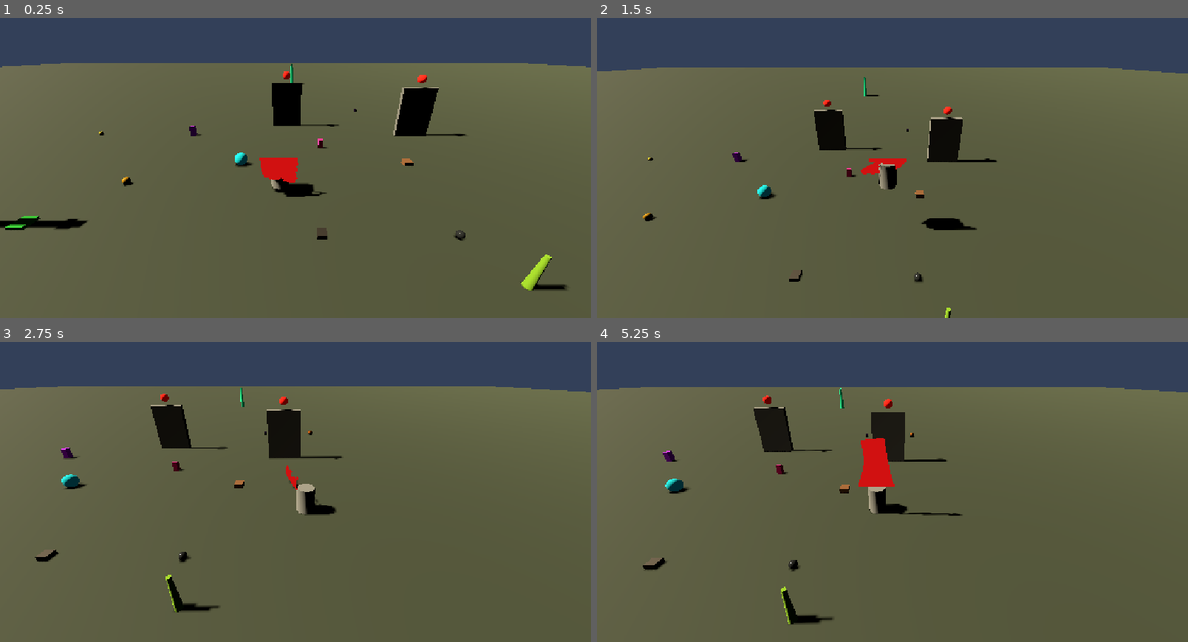
Above: before the commit, frames 1-4 (two rows, left to right).
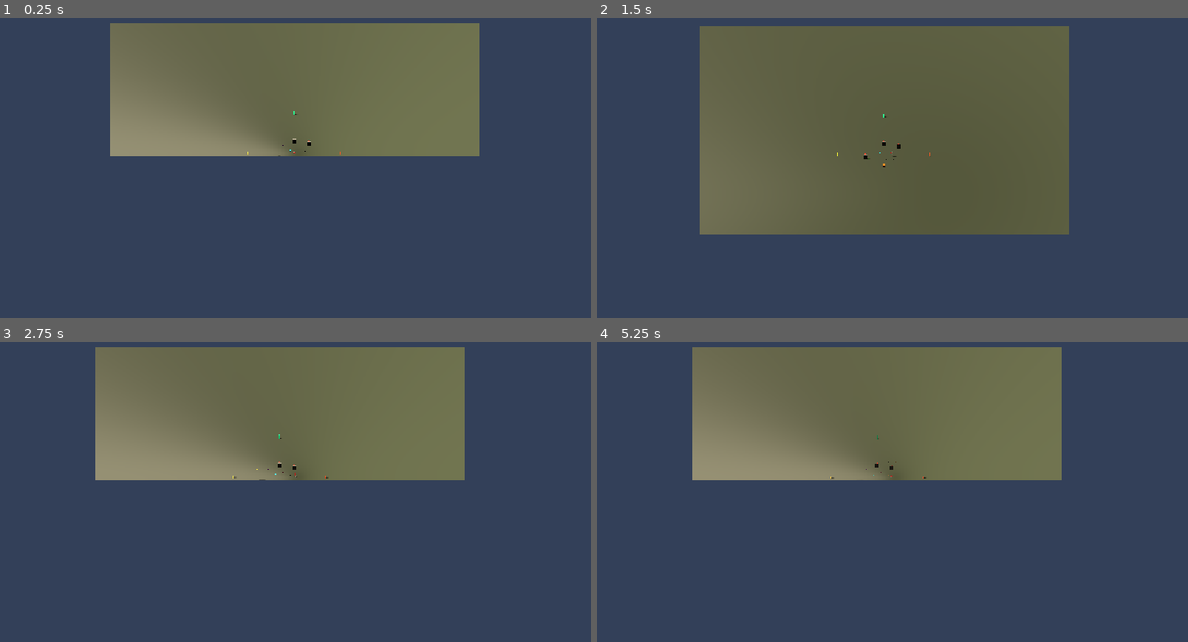
Above: after the commit, the same moments.

Repository: ahmadmuteen64-droid/Ashfall
Game: Godot game, scene res://scenes/world/main.tscn
The game is run twice, just before and just after one commit, with the same random seed, the same clock (stepped at 60 frames per second) and the same inputs.
Inputs (mouse positions are in pixels of both pictures, inside the frame that each line leads up to):
- Up to frame 1 (0.25 s): no input
- Up to frame 2 (1.5 s): tap Enter at 0.5 s; move the mouse to (1022, 135) at 0.52 s; hold D (move_right) 0.53-1.25 s; hold E (interact) 0.53-1.25 s; click (1022, 135) at 0.67 s; tap Space (jump) at 0.77 s; drag from (774, 168) to (862, 219) at 1.27 s
- Up to frame 3 (2.75 s): move the mouse to (354, 402) at 2.02 s; hold D (move_right) from 2.03 s (still down); hold Shift (sprint) from 2.03 s (still down); click (354, 402) at 2.17 s
- Up to frame 4 (5.25 s): release D (move_right) at 2.75 s; release Shift (sprint) at 2.75 s; drag from (862, 543) to (715, 426) at 2.77 s; move the mouse to (1069, 525) at 3.52 s; hold A (move_left) 3.53-4.25 s; hold E (interact) 3.53-4.25 s; click (1069, 525) at 3.67 s; tap Space (jump) at 3.77 s; drag from (715, 426) to (803, 393) at 4.27 s; move the mouse to (922, 477) at 5.02 s; hold W (move_backward) from 5.03 s (still down); hold Shift (sprint) from 5.03 s (still down); click (922, 477) at 5.17 s

The runs differ from the first frame. In frame 1, 80% of the frame differs, in the area x 0-100%, y 1-100%; in frame 2, 60%; in frame 3, 80%; in frame 4, 80%.

Commit message:
feat: voxel-per-pixel rendering — standing rule
- VoxelConfig autoload: global pixel-perfect constants (640x360, 1unit=1px)
- CameraRig: orthographic projection (PROJECTION_ORTHOGONAL, size=180)
- Zoom via ortho_size, not spring-arm distance
- Display: fixed 640x360 viewport, 1280x720 window, nearest-neighbor upscale
- Stretch: viewport mode + keep aspect for crisp pixels

Co-Authored-By: Claude <noreply@anthropic.com>

Diff:
--- a/project.godot
+++ b/project.godot
@@ -24,11 +24,16 @@
 TimeManager="*res://scripts/autoloads/time_manager.gd"
 WeatherController="*res://scripts/autoloads/weather_controller.gd"
 _mcp_game_helper="*res://addons/godot_ai/runtime/game_helper.gd"
+VoxelConfig="*res://scripts/autoloads/voxel_config.gd"
 
 [display]
 
-window/stretch/mode="canvas_items"
-window/stretch/aspect="expand"
+window/size/viewport_width=640
+window/size/viewport_height=360
+window/size/window_width_override=1280
+window/size/window_height_override=720
+window/stretch/mode="viewport"
+window/stretch/scale_mode="nearest"
 
 [editor_plugins]
 
--- /dev/null
+++ b/scripts/autoloads/voxel_config.gd
@@ -0,0 +1,51 @@
+extends Node
+## VoxelConfig — global singleton holding pixel-perfect rendering constants.
+##
+## Standing Rule: Everything in the game world is Voxels per pixel size.
+## One voxel = one world unit = one screen pixel at the target internal resolution.
+##
+## This autoload is the single source of truth. All world geometry, the camera,
+## and the display settings derive their pixel-perfect parameters from here.
+
+# ── Target internal resolution ─────────────────────────────────────
+const VIEWPORT_WIDTH: int = 640
+const VIEWPORT_HEIGHT: int = 360
+
+# ── Voxel constants ─────────────────────────────────────────────────
+const VOXEL_SIZE: float = 1.0
+const HALF_VOXEL: float = 0.5
+const PLAYER_VOXEL_HEIGHT: int = 16
+const PLAYER_VOXEL_RADIUS: int = 6
+
+# ── Camera constants ────────────────────────────────────────────────
+const ORTHO_SIZE: float = float(VIEWPORT_HEIGHT) / 2.0
+const DEFAULT_CAMERA_PITCH: float = -45.0
+const DEFAULT_CAMERA_DISTANCE: float = 40.0
+const CAMERA_ZOOM_MIN: float = 10.0
+const CAMERA_ZOOM_MAX: float = 80.0
+
+
+func _ready() -> void:
+	print("VOXEL_CONFIG_OK  res:%dx%d  voxel:%.1f  ortho_size:%.0f" % [
+		VIEWPORT_WIDTH, VIEWPORT_HEIGHT, VOXEL_SIZE, ORTHO_SIZE
+	])
+
+
+static func ortho_size_for_zoom(zoom: float) -> float:
+	return ORTHO_SIZE / zoom
+
+
+static func px_to_units(px: int) -> float:
+	return float(px) * VOXEL_SIZE
+
+
+static func units_to_px(units: float) -> int:
+	return int(units / VOXEL_SIZE)
+
+
+static func snap_to_grid(pos: Vector3, grid_size: float = VOXEL_SIZE) -> Vector3:
+	return Vector3(
+		round(pos.x / grid_size) * grid_size,
+		round(pos.y / grid_size) * grid_size,
+		round(pos.z / grid_size) * grid_size
+	)
--- a/scripts/components/camera_rig.gd
+++ b/scripts/components/camera_rig.gd
@@ -1,59 +1,65 @@
 extends Node3D
 class_name CameraRig
 
-## 3rd-person orbit camera rig.
-## Attach as a sibling of the player — it follows the target independently
-## so camera rotation does not rotate the player body.
+## 3rd-person orthographic camera rig — pixel-perfect voxel rendering.
+##
+## Standing Rule: Everything in the game world is Voxels per pixel size.
+## Orthographic projection ensures 1 world unit = 1 pixel at the target
+## internal resolution (640×360), regardless of distance.
 ##
 ## Controls:
 ##   Right-click drag  → orbit (yaw + pitch)
-##   Scroll wheel      → zoom in / out
+##   Scroll wheel      → zoom in / out (adjusts ortho size)
 ##   V (toggle)        → swap shoulder side
 
-@export var follow_target: NodePath          ## NodePath to the player or a Marker3D
-@export var follow_speed: float = 8.0        ## Lerp speed for position follow
-@export var orbit_sensitivity: float = 0.25  ## Degrees per pixel of mouse drag
-@export var pitch_min: float = -80.0         ## Max look-up angle
-@export var pitch_max: float = -10.0         ## Max look-down angle
-@export var distance_min: float = 2.0        ## Closest zoom
-@export var distance_max: float = 20.0       ## Farthest zoom
-@export var distance_default: float = 8.0    ## Starting distance
-@export var shoulder_offset: float = 0.6     ## Horizontal offset for over-the-shoulder feel
+@export var follow_target: NodePath
+@export var follow_speed: float = 8.0
+@export var orbit_sensitivity: float = 0.25
+@export var pitch_min: float = -80.0
+@export var pitch_max: float = -10.0
+@export var zoom_min: float = 0.25
+@export var zoom_max: float = 4.0
+@export var zoom_default: float = 1.0
+@export var zoom_step: float = 0.125
+@export var shoulder_offset: float = 0.6
 
 # Private state
-var _yaw: float = 180.0  ## Start behind the player (+Z in Godot's default orientation)
-var _pitch: float = -25.0
-var _distance: float = distance_default
-var _shoulder_side: int = 1                  ## +1 right, -1 left
+var _yaw: float = 180.0
+var _pitch: float = -45.0
+var _zoom: float = 1.0
+var _shoulder_side: int = 1
 var _is_orbiting: bool = false
 
 @onready var _spring_arm: SpringArm3D = $SpringArm3D
 @onready var _camera: Camera3D = $SpringArm3D/Camera3D
 
+const BASE_ORTHO_SIZE: float = 180.0
+const CAMERA_DISTANCE: float = 40.0
+
 
 func _ready() -> void:
-	_distance = distance_default
-	_spring_arm.spring_length = _distance
+	_camera.projection = Camera3D.PROJECTION_ORTHOGONAL
+	_camera.current = true
+	_zoom = zoom_default
+	_apply_ortho_size()
+	_apply_rotation()
+	_spring_arm.spring_length = CAMERA_DISTANCE
 	_spring_arm.position = Vector3(shoulder_offset * _shoulder_side, 0, 0)
-	_camera.current = true
-	_apply_rotation()
-	print("CAMERA_RIG_OK  distance:", _distance, " pitch:", _pitch, " yaw:", _yaw)
+	print("CAMERA_RIG_OK  ortho_size:%.1f  zoom:%.2f  pitch:%.1f  yaw:%.1f" % [
+		_camera.size, _zoom, _pitch, _yaw
+	])
 
 
 func _physics_process(delta: float) -> void:
-	# --- follow target ---
 	var target: Node3D = _resolve_target()
 	if target:
 		var desired: Vector3 = target.global_position
 		global_position = global_position.lerp(desired, follow_speed * delta)
-
-	# --- update spring arm shoulder offset ---
 	var target_offset: float = shoulder_offset * _shoulder_side
 	_spring_arm.position.x = move_toward(_spring_arm.position.x, target_offset, 2.0 * delta)
 
 
 func _unhandled_input(event: InputEvent) -> void:
-	# --- orbit ---
 	if event is InputEventMouseButton:
 		if event.button_index == MOUSE_BUTTON_RIGHT:
 			if event.pressed:
@@ -62,27 +68,21 @@
 			else:
 				_is_orbiting = false
 				Input.set_mouse_mode(Input.MOUSE_MODE_VISIBLE)
-
-		# --- zoom ---
 		if event.button_index == MOUSE_BUTTON_WHEEL_UP:
-			_distance = clampf(_distance - 1.0, distance_min, distance_max)
-			_spring_arm.spring_length = _distance
+			_zoom = clampf(_zoom + zoom_step, zoom_min, zoom_max)
+			_apply_ortho_size()
 		if event.button_index == MOUSE_BUTTON_WHEEL_DOWN:
-			_distance = clampf(_distance + 1.0, distance_min, distance_max)
-			_spring_arm.spring_length = _distance
-
+			_zoom = clampf(_zoom - zoom_step, zoom_min, zoom_max)
+			_apply_ortho_size()
 	if event is InputEventMouseMotion and _is_orbiting:
 		_yaw   -= event.relative.x * orbit_sensitivity
 		_pitch -= event.relative.y * orbit_sensitivity
 		_pitch  = clampf(_pitch, pitch_min, pitch_max)
 		_apply_rotation()
-
-	# --- shoulder swap ---
 	if event is InputEventKey and event.pressed and event.keycode == KEY_V:
 		_shoulder_side *= -1
 
 
-## Returns the Camera3D so other systems (e.g. player movement) can read its basis.
 func get_active_camera() -> Camera3D:
 	return _camera
 
@@ -91,12 +91,15 @@
 	rotation_degrees = Vector3(_pitch, _yaw, 0)
 
 
+func _apply_ortho_size() -> void:
+	_camera.size = BASE_ORTHO_SIZE / _zoom
+
+
 func _resolve_target() -> Node3D:
 	if not follow_target.is_empty():
 		var n := get_node_or_null(follow_target)
 		if n is Node3D:
 			return n
-	# fallback: search for CameraTarget marker
 	var found := _find_by_name(get_tree().root, "CameraTarget")
 	if found is Node3D:
 		return found
Not shown, added: scripts/autoloads/voxel_config.gd.uid
